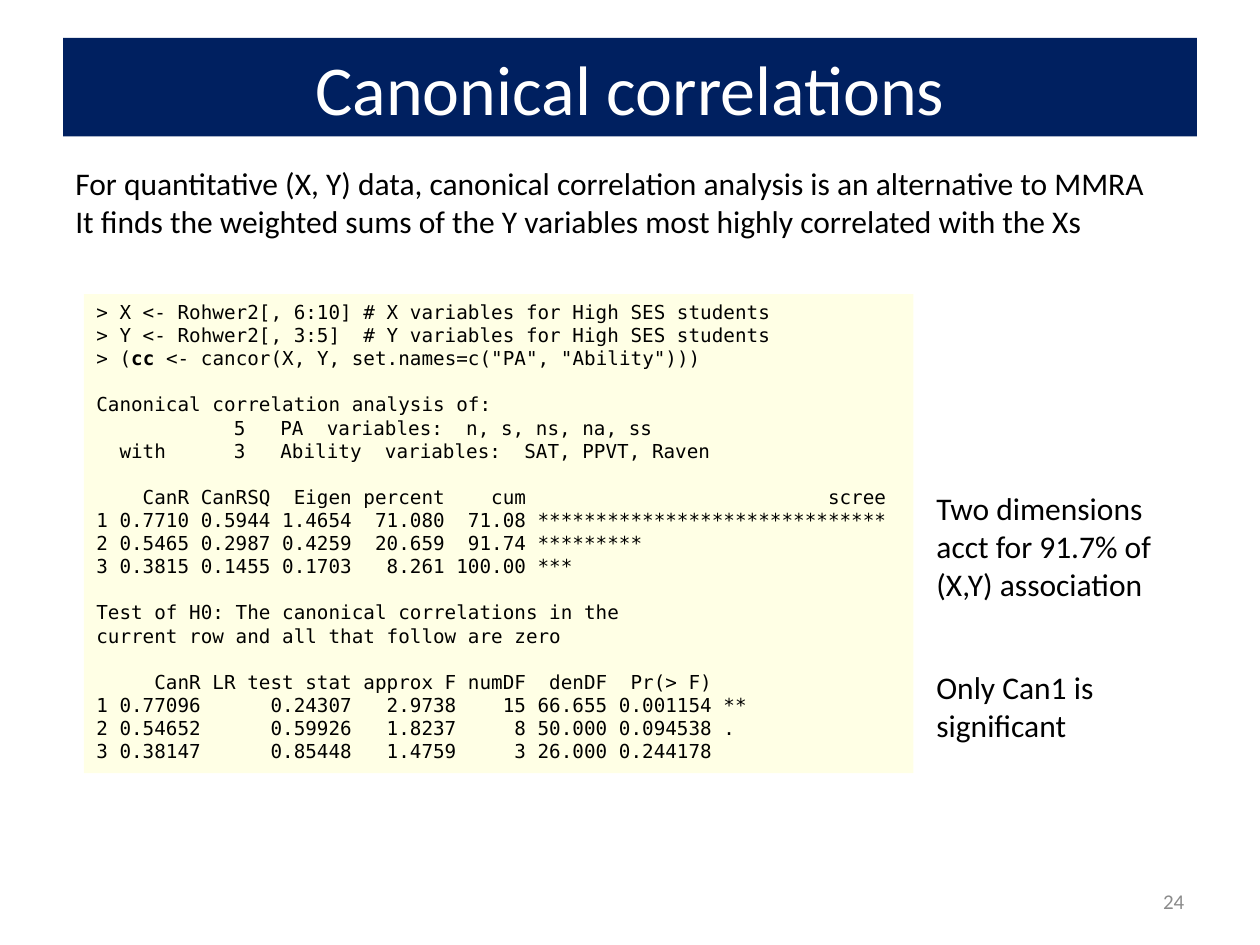
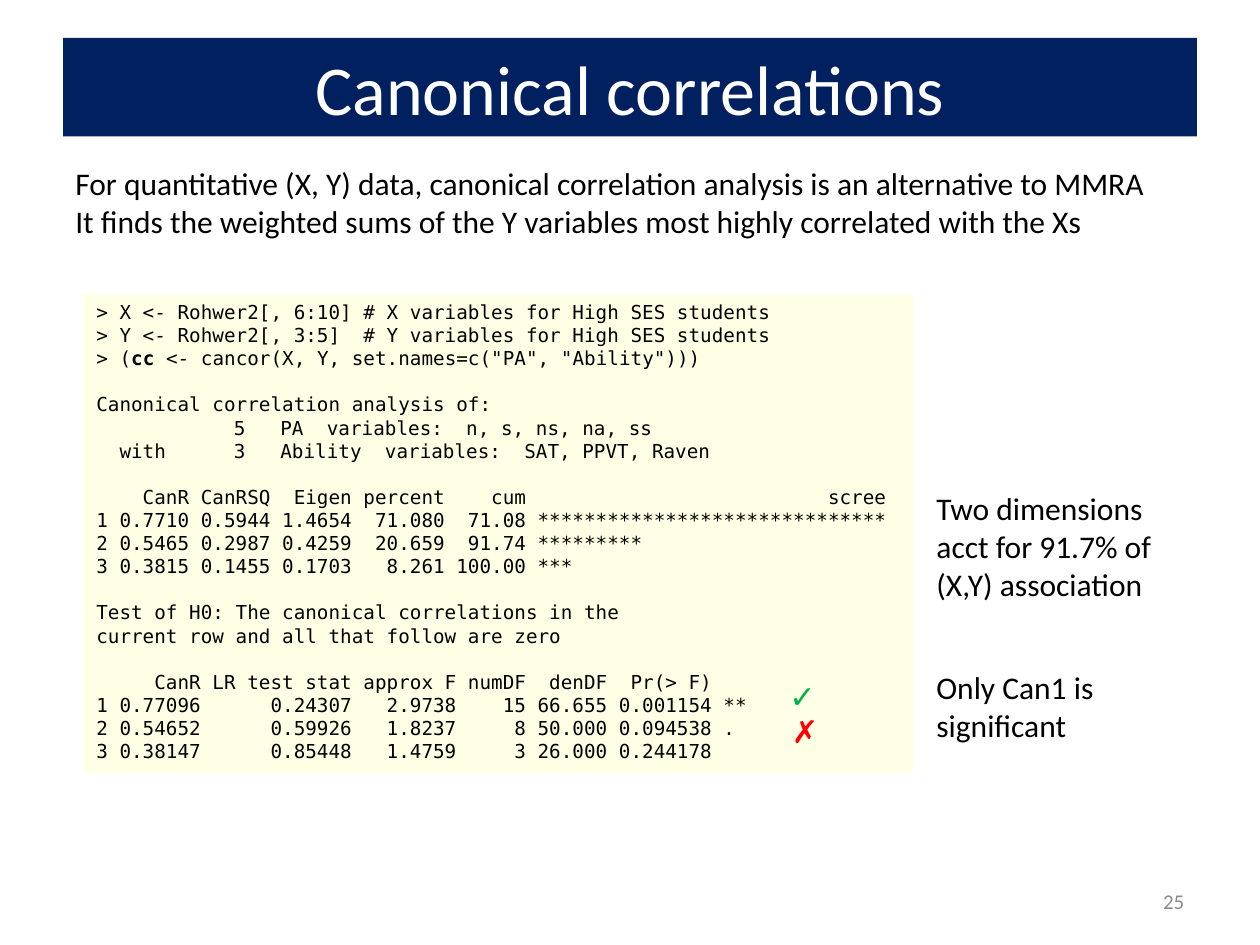
Before and after one commit to friendly/VisMLM-course, a slide deck: slide 25 of docs/lectures/lecture3.pptx (slide 24 before the commit). Drawn at 1260x945 pixels with LibreOffice and Linux fonts; fonts in the diff are those of the drawing. Boxes give left, top, right and bottom in pixels: in the first picture for what was removed or moved away, otherwise in the second. Text is boxed around its words. In the diff, an @@ line names an element or a change of style, - is before the commit and + after.

```diff
--- a/docs/lectures/lecture3.pptx
+++ b/docs/lectures/lecture3.pptx
@@ text added at (x1=777, y1=672, x2=828, y2=722), 18 pt, text #00B050 @@
+✓
@@ text added at (x1=780, y1=706, x2=825, y2=756), 18 pt, text #FF0000 @@
+✗
@@ page number at (x1=1163, y1=895, x2=1184, y2=909): text changed @@
-24
+25
```
Also in this commit, not shown: 8 other slides changed, 3 slides added, 35 other files.
